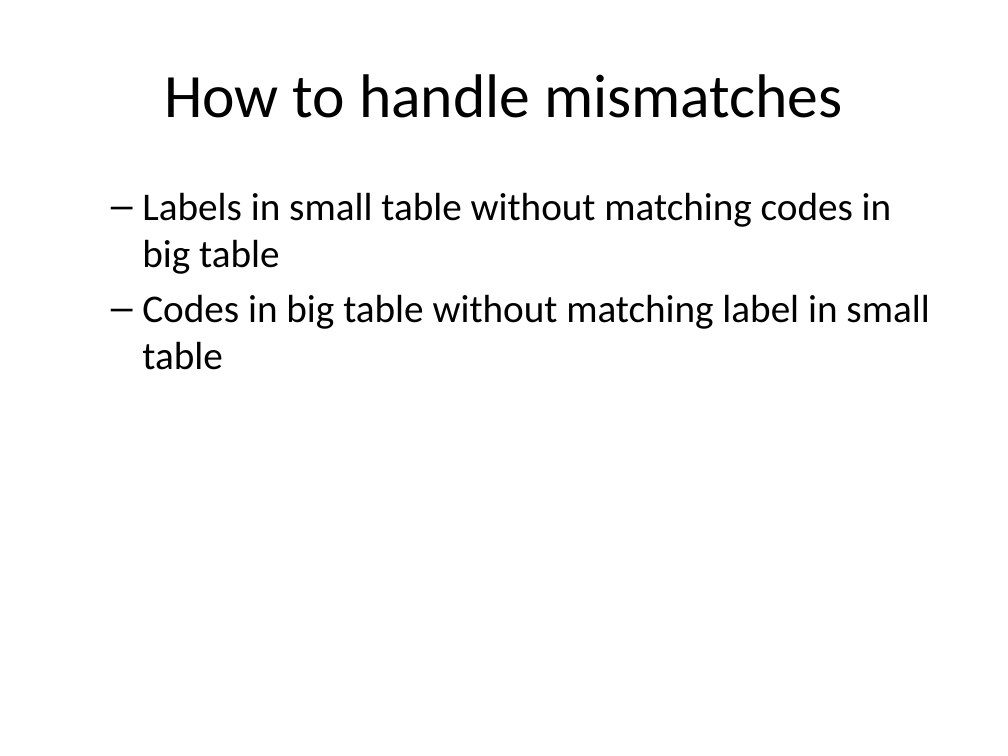
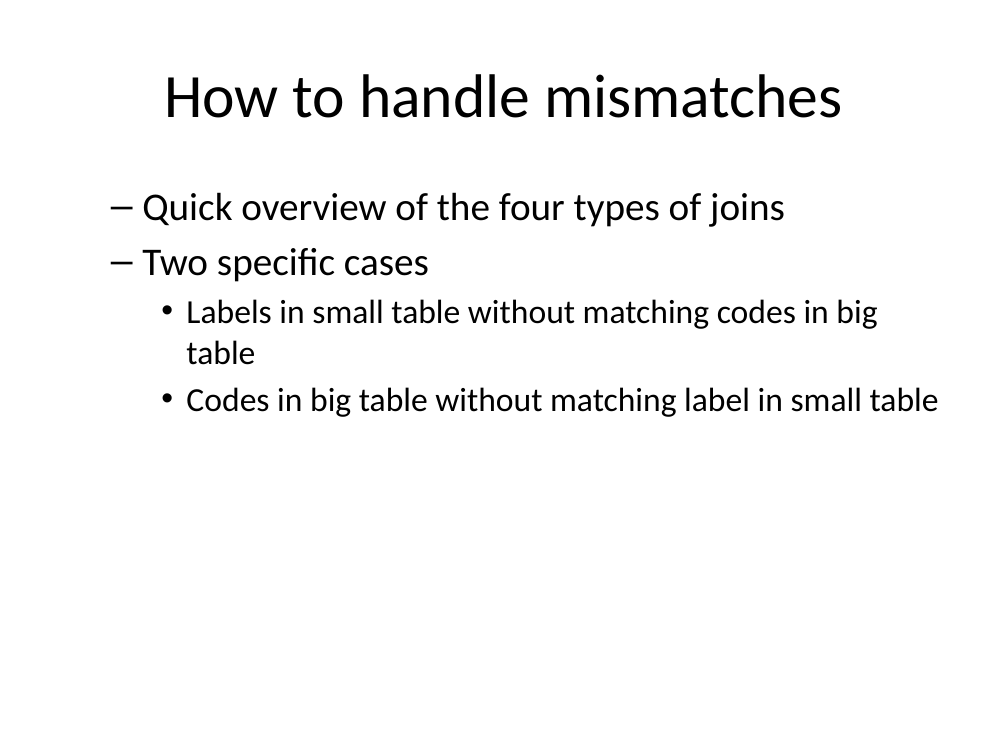
Before and after one commit to pmean/introduction-to-sql, a slide deck: slide 2 of src/mismatches.pptx. Drawn at 1008x756 pixels with LibreOffice and Linux fonts; fonts in the diff are those of the drawing. Boxes give left, top, right and bottom in pixels: in the first picture for what was removed or moved away, otherwise in the second. Text is boxed around its words. In the diff, an @@ line names an element or a change of style, - is before the commit and + after.

```diff
--- a/src/mismatches.pptx
+++ b/src/mismatches.pptx
@@ text at <box>142,192,785,282</box>: paragraphs added @@
+  – Quick overview of the four types of joins
+  – Two specific cases
@@ text at <box>186,299,939,417</box>: size 28 to 24 pt in "Labels in small table without matching codes ...", "Codes in big table without matching label ..."; bullet – to •; list level 2 to 3 in "Labels in small table without ..."; list level 2 to 3 in "Codes in big table without ..." @@
```
Also in this commit, not shown: 2 other slides changed, 13 slides added, 12 other files.
